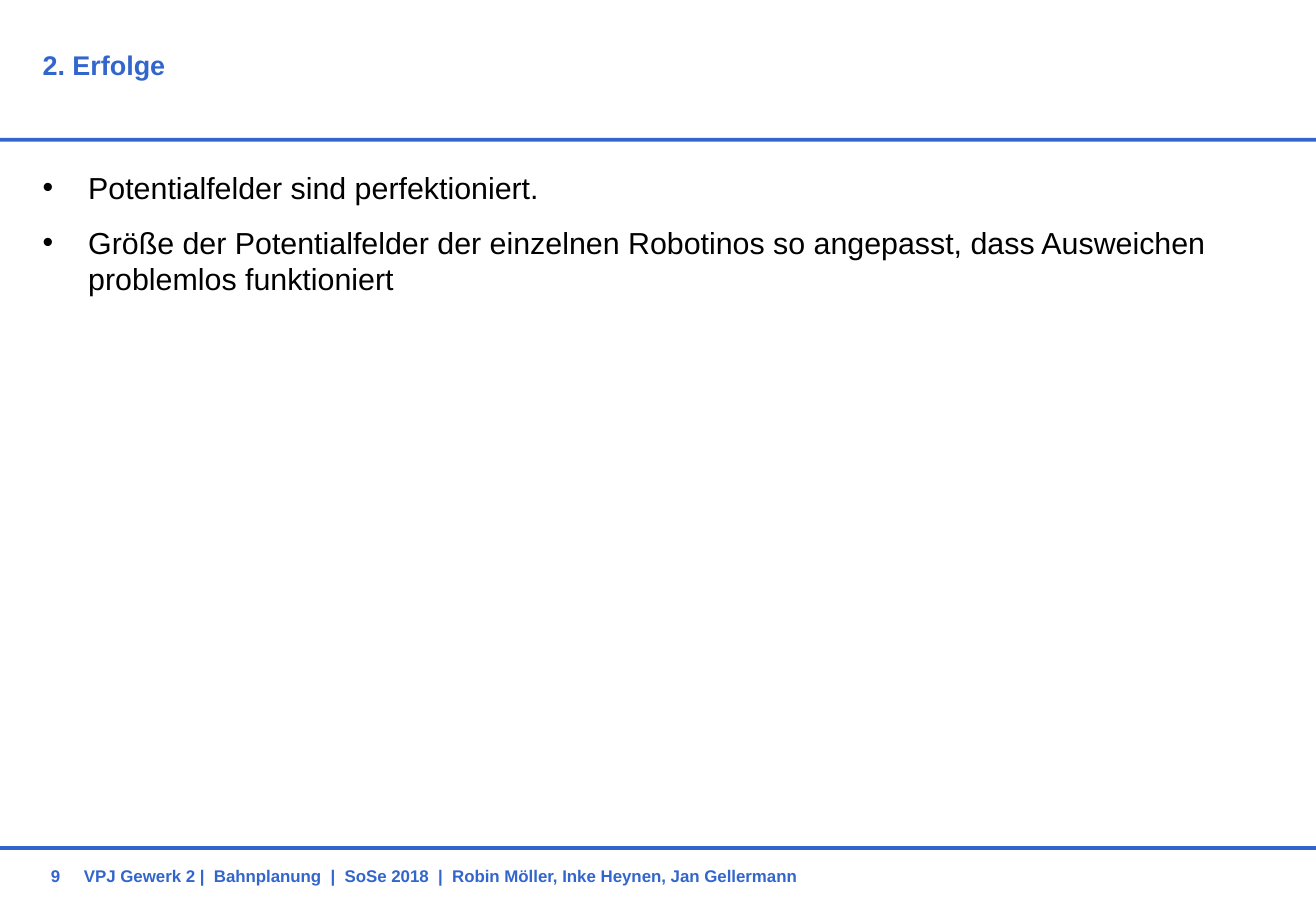
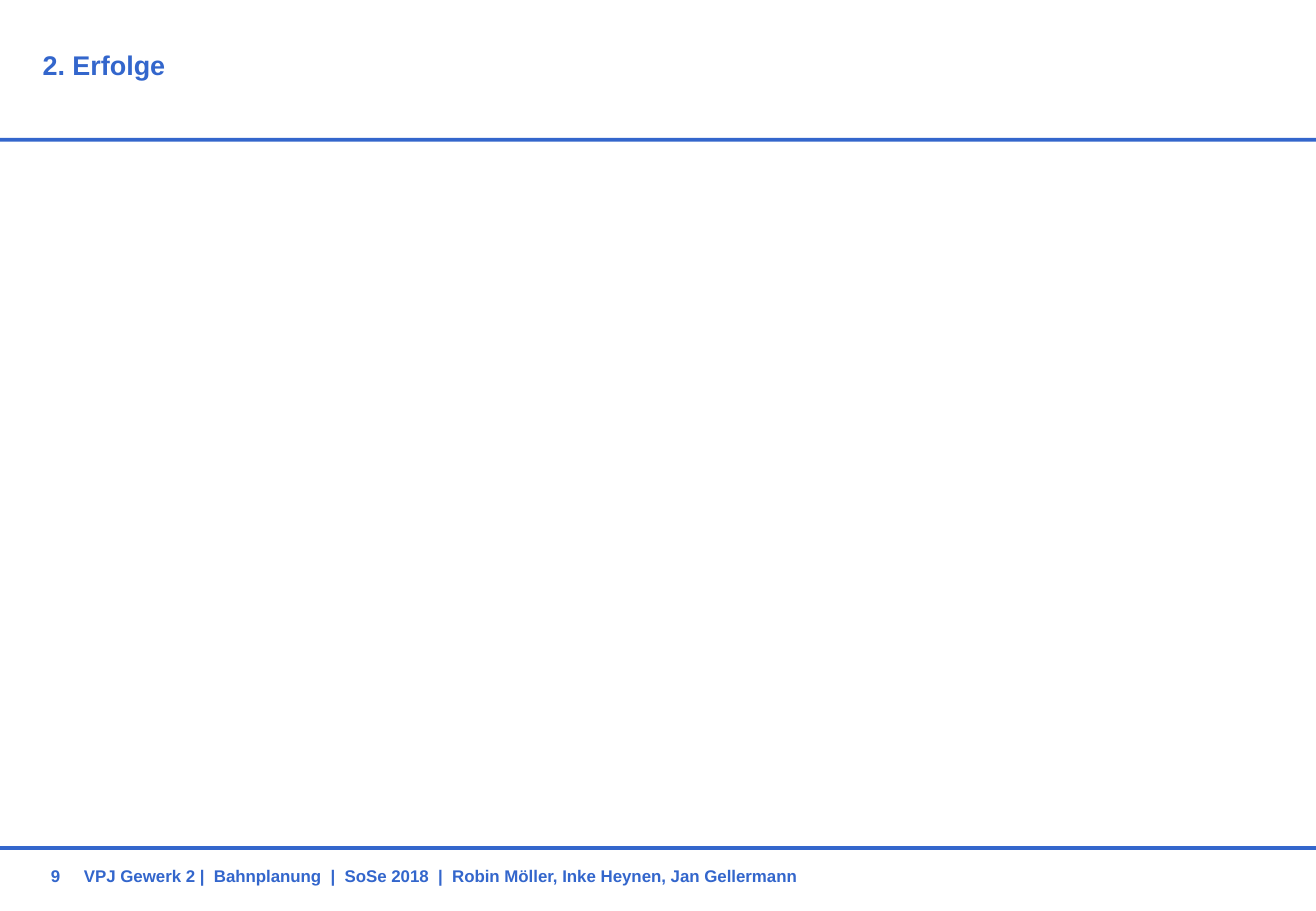
Before and after one commit to RobinMoeller/VPJ-Gewerk-2, a slide deck: slide 9 of Präsentationen/Endpräsi.pptx. Drawn at 1316x911 pixels with LibreOffice and Linux fonts; fonts in the diff are those of the drawing; background and template pictures are left out. Boxes give left, top, right and bottom in pixels: in the first picture for what was removed or moved away, otherwise in the second. Text is boxed around its words. In the diff, an @@ line names an element or a change of style, - is before the commit and + after.

Commit message:
drei folien angepasst

```diff
--- a/Präsentationen/Endpräsi.pptx
+++ b/Präsentationen/Endpräsi.pptx
@@ text removed at (x1=88, y1=177, x2=1205, y2=296) @@
-• Potentialfelder sind perfektioniert.
-• Größe der Potentialfelder der einzelnen Robotinos so angepasst, dass Ausweichen problemlos funktioniert
```
Also in this commit, not shown: 2 other slides changed.
